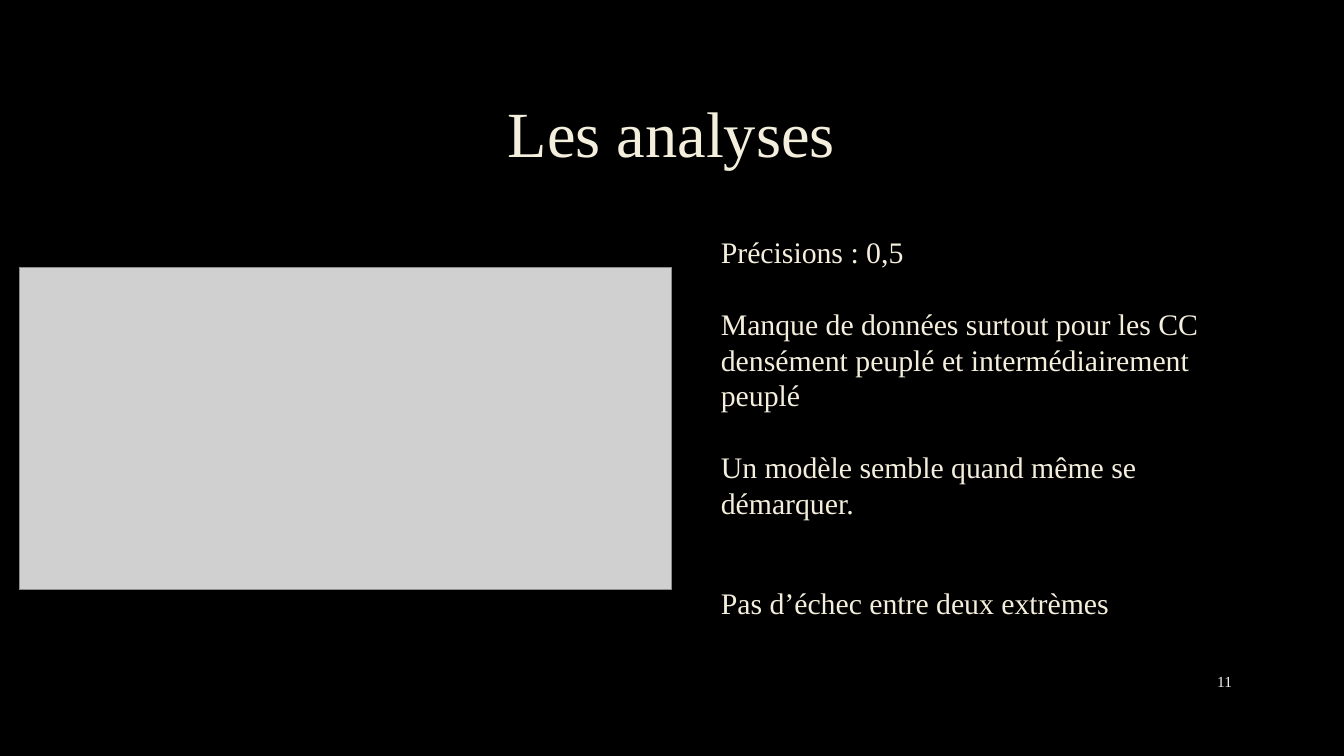
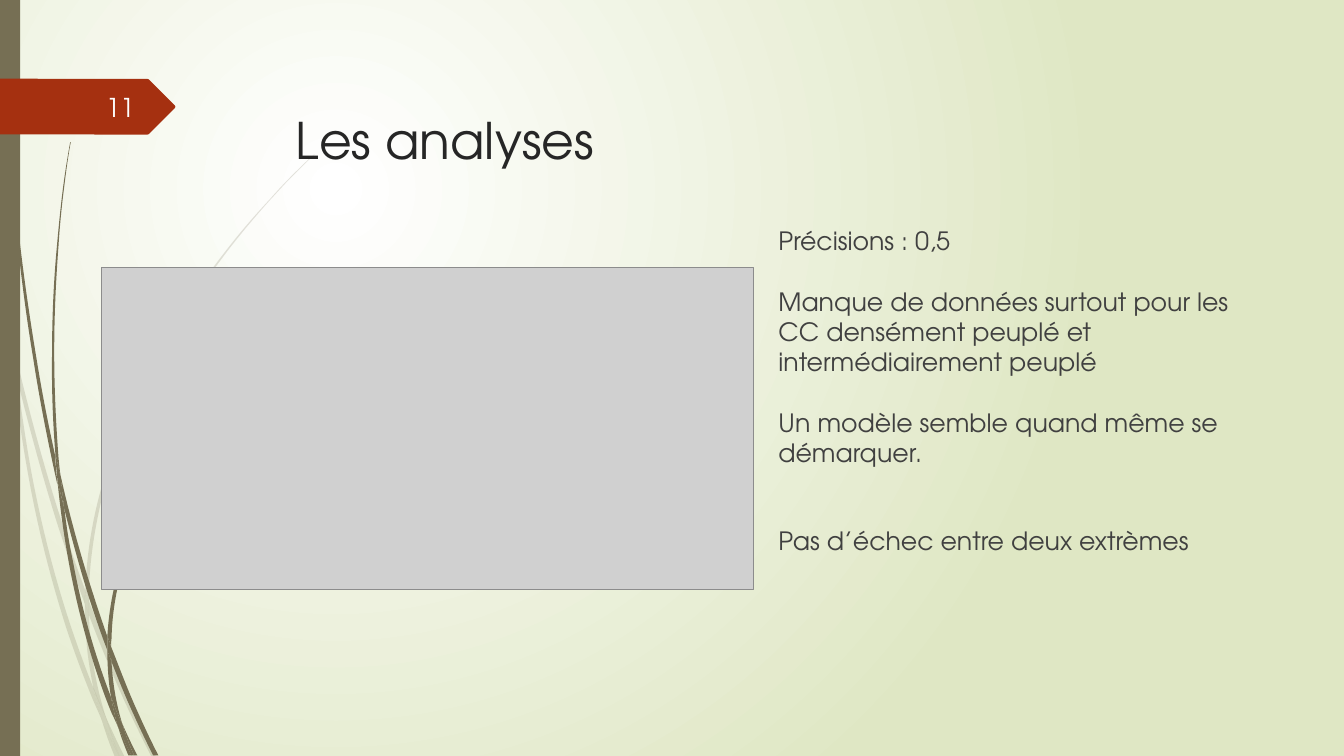
Before and after one commit to Grismonde/Maraton-du-web, a slide deck: slide 11 of Groupe 5.pptx. Drawn at 1344x756 pixels with LibreOffice and Linux fonts; fonts in the diff are those of the drawing; grey boxes stand for pictures; background and template pictures are left out. Boxes give left, top, right and bottom in pixels: in the first picture for what was removed or moved away, otherwise in the second. Text is boxed around its words. In the diff, an @@ line names an element or a change of style, - is before the commit and + after.

```diff
--- a/Groupe 5.pptx
+++ b/Groupe 5.pptx
@@ background picture (left out) to gradient #FFFFFF to #DFE8C4 @@
@@ rectangle added at <box>0,0,20,756</box>, fill #766F54 @@
@@ freeform shape added at <box>0,79,175,134</box>, fill #A53010 @@
@@ page number: place and size @@
-page number at <box>1217,677,1232,687</box>
+page number at <box>106,98,135,117</box>
@@ page number at <box>106,98,135,117</box>: size 11 to 18.5 pt, font Times New Roman to TeX Gyre Adventor, text colour #F2F2F2 to #FEFFFF @@
@@ title "Les analyses": place and size @@
-title "Les analyses" at <box>508,112,835,169</box>
+title "Les analyses" at <box>296,121,593,169</box>
@@ title "Les analyses" at <box>296,121,593,169</box>: size 46 to 36 pt, font Times New Roman to TeX Gyre Adventor, text colour #F4EEDC to #262626, letter outline #404040 0.75 pt to none; alignment centre to left; line spacing 0.9 to 1 @@
@@ text "Précisions : 0,5 Manque de ...": place and size @@
-text "Précisions : 0,5 Manque de ..." at <box>721,242,1198,615</box>
+text "Précisions : 0,5 Manque de ..." at <box>778,231,1228,551</box>
@@ text "Précisions : 0,5 Manque de ..." at <box>778,231,1228,551</box>: size 21.3 to 18 pt, font Times New Roman to TeX Gyre Adventor, text colour #F4EEDC to #404040, letter outline #404040 0.75 pt to none @@
@@ picture: place and size @@
-picture at <box>19,267,671,590</box>
+picture at <box>102,267,754,590</box>
@@ group added at <box>0,154,315,756</box>: 10 freeform shapes @@
@@ group added at <box>3,0,262,756</box>: 12 freeform shapes @@
```
Also in this commit, not shown: 16 other slides changed, 1 slide added, 1 slide removed.
